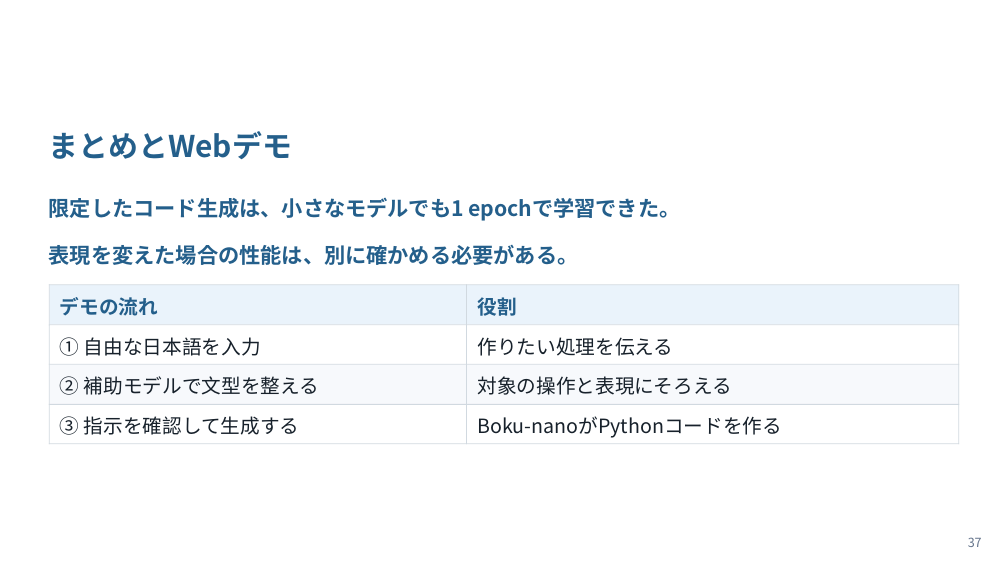
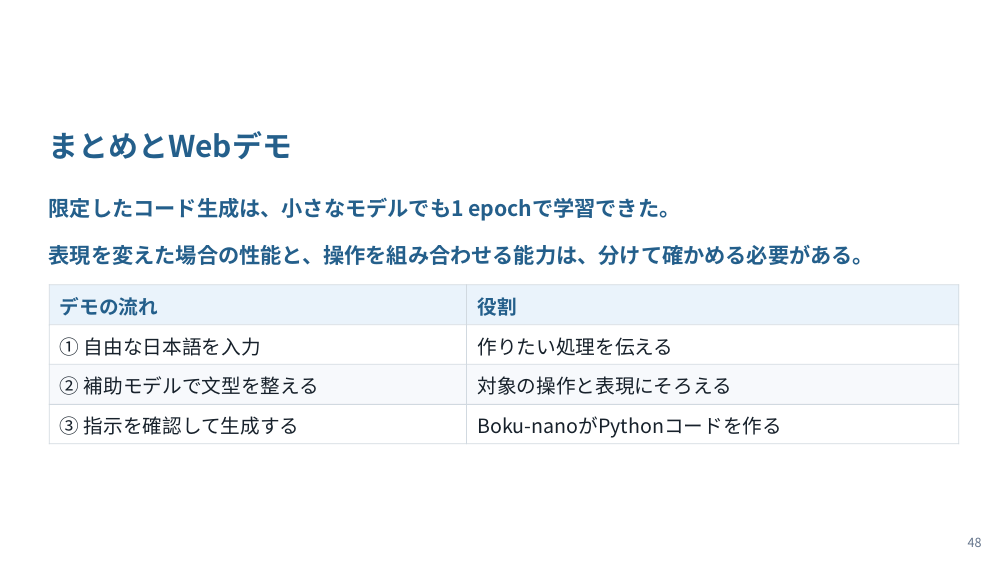
Before and after one commit to yuuono/bokunano, a slide deck: slide 48 of docs/report/boku_nano_presentation.pptx (slide 37 before the commit). Drawn at 1008x567 pixels with LibreOffice and Linux fonts; fonts in the diff are those of the drawing. Boxes give left, top, right and bottom in pixels: in the first picture for what was removed or moved away, otherwise in the second. Text is boxed around its words. In the diff, an @@ line names an element or a change of style, - is before the commit and + after.

```diff
--- a/docs/report/boku_nano_presentation.pptx
+++ b/docs/report/boku_nano_presentation.pptx
@@ text at <box>49,245,874,265</box>: text changed @@
-表現を変えた場合の性能は、別に確かめる必要がある。
+表現を変えた場合の性能と、操作を組み合わせる能力は、分けて確かめる必要がある。
@@ text at <box>968,537,982,547</box>: text changed @@
-37
+48
```
Also in this commit, not shown: 23 other slides changed, 11 slides added, 8 other files.
